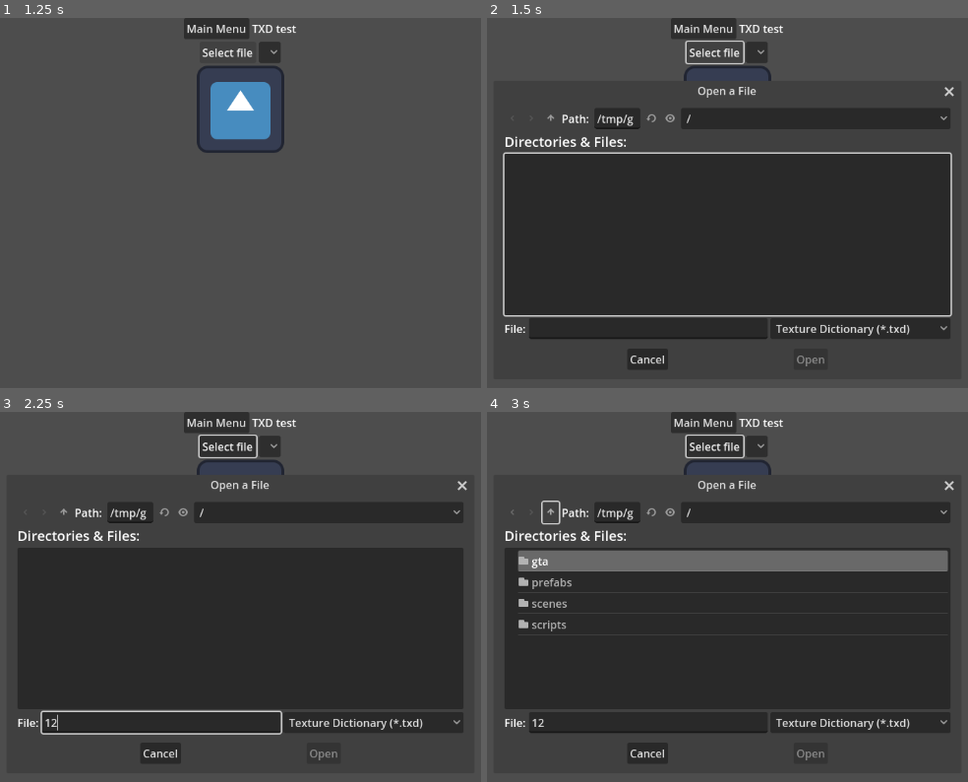
Above: before the commit, frames 1-4 (two rows, left to right).
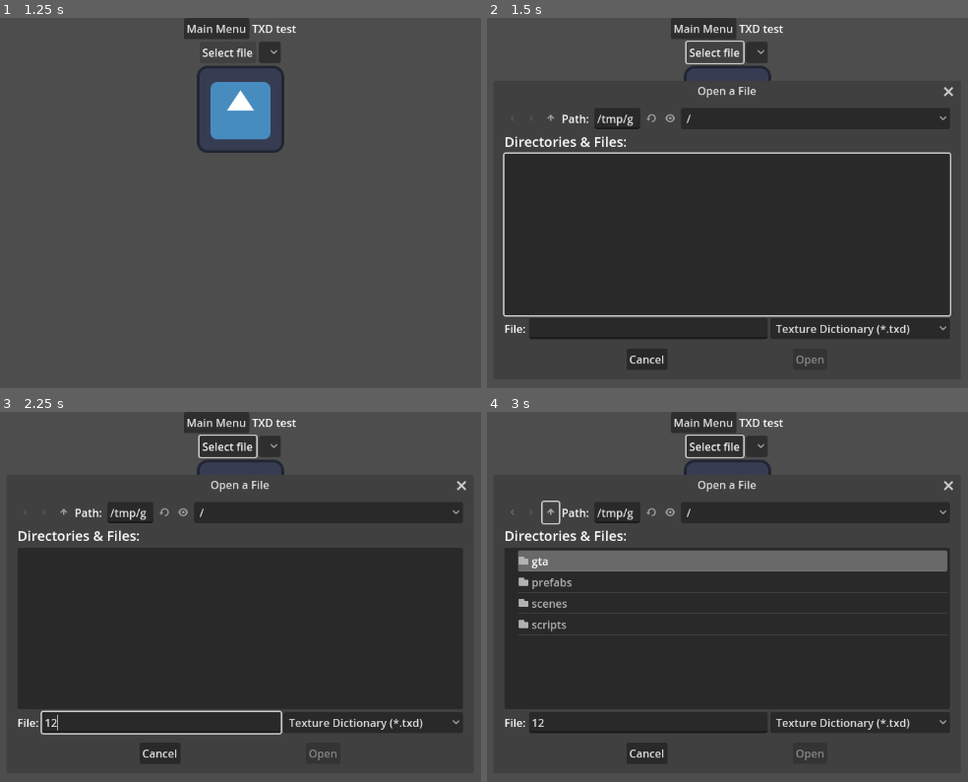
Above: after the commit, the same moments.

Repository: FOSS-Supremacy/OpenLiberty
Game: Godot game, scene res://startup.tscn
Same seed, same stepped clock (60 frames per second), same inputs: the game is played once before the commit and once after it. The engine's default icon, where the game draws it, is replaced by a stand-in: a white triangle on a blue panel in a dark square.
Inputs (mouse positions are in pixels of both pictures, inside the frame that each line leads up to):
- Up to frame 1 (1.25 s): click "TXD test" at 0.5 s
- Up to frame 2 (1.5 s): click "Select file" at 1.25 s
- Up to frame 3 (2.25 s): click (163, 722) at 2.02 s; type "12" at 2.1 s
- Up to frame 4 (3 s): click (549, 511) at 2.75 s

Frame 1 is identical in both runs. In frame 2, 0.4% of the frame differs, in the area x 29-98%, y 18-95%; in frame 3, 0.2%; in frame 4, 0.2%.

Commit message:
Make dummy image RGBA8

Diff:
--- a/scripts/renderware/rw_raster.gd
+++ b/scripts/renderware/rw_raster.gd
@@ -62,12 +62,10 @@
 	compression = file.get_8()
 
 	# Image loading starts here
-	image = Image.create(width, height, false, Image.FORMAT_RGB8)
-	image.fill(Color(1.0, 0.0, 1.0)) # Dummy image
+	image = Image.create(width, height, false, Image.FORMAT_RGBA8)
+	image.fill(Color(1.0, 0.0, 1.0,0.0)) # Dummy image
 
 	if raster_format & (FORMAT_EXT_PAL8 | FORMAT_EXT_PAL4):
-		image = Image.create(width, height, false, Image.FORMAT_RGBA8)
-
 		if raster_format & FORMAT_EXT_PAL8:
 			var palette := Image.create_from_data(256, 1, false, Image.FORMAT_RGBA8, file.get_buffer(256 * 4))
 			var raster_size := file.get_32()
